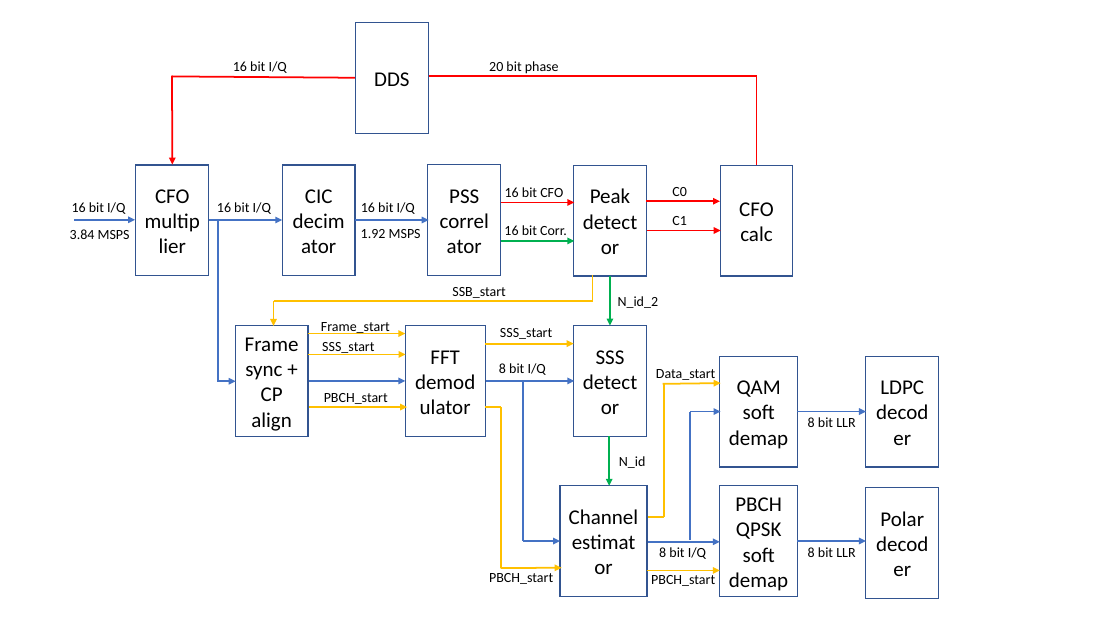
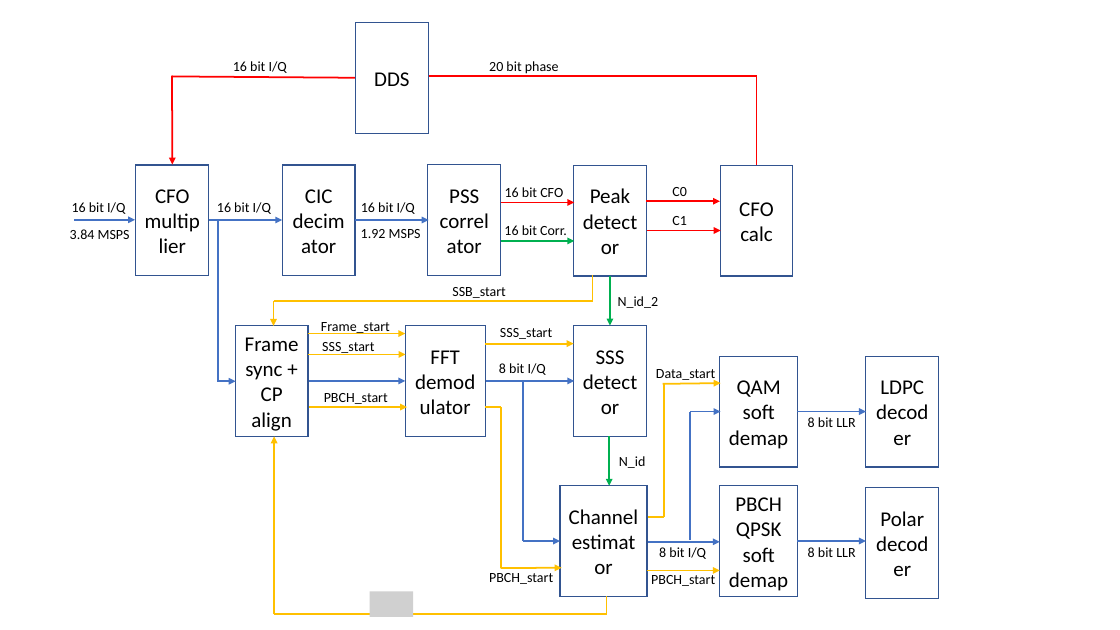
Before and after one commit to catkira/open5G_phy, a slide deck: slide 1 of doc/overview.pptx. Drawn at 1120x630 pixels with LibreOffice and Linux fonts; fonts in the diff are those of the drawing; grey boxes stand for pictures. Boxes give left, top, right and bottom in pixels: in the first picture for what was removed or moved away, otherwise in the second. Text is boxed around its words. In the diff, an @@ line names an element or a change of style, - is before the commit and + after.

```diff
--- a/doc/overview.pptx
+++ b/doc/overview.pptx
@@ arrow added from (274, 615) to (274, 436), #FFC000 1.5 pt @@
@@ picture added at (x1=370, y1=592, x2=413, y2=617) @@
@@ line added from (607, 615) to (607, 597), #FFC000 1.5 pt @@
@@ line added from (274, 614) to (607, 614), #FFC000 1.5 pt @@
```
Also in this commit, not shown: 1 other file.
